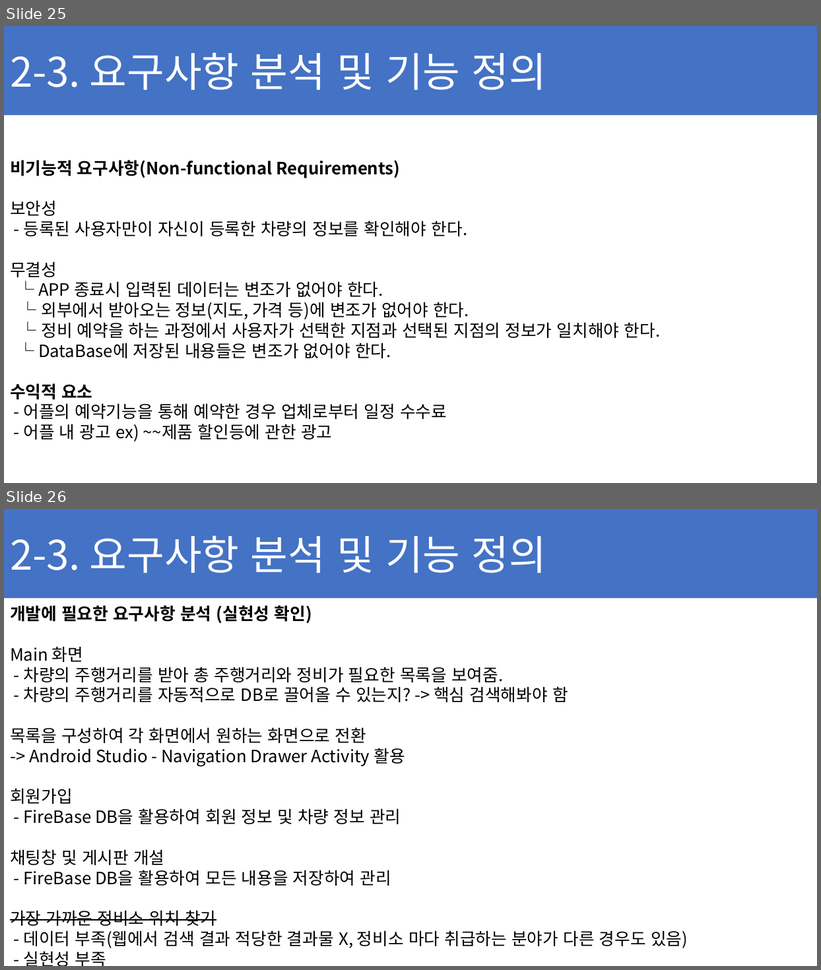
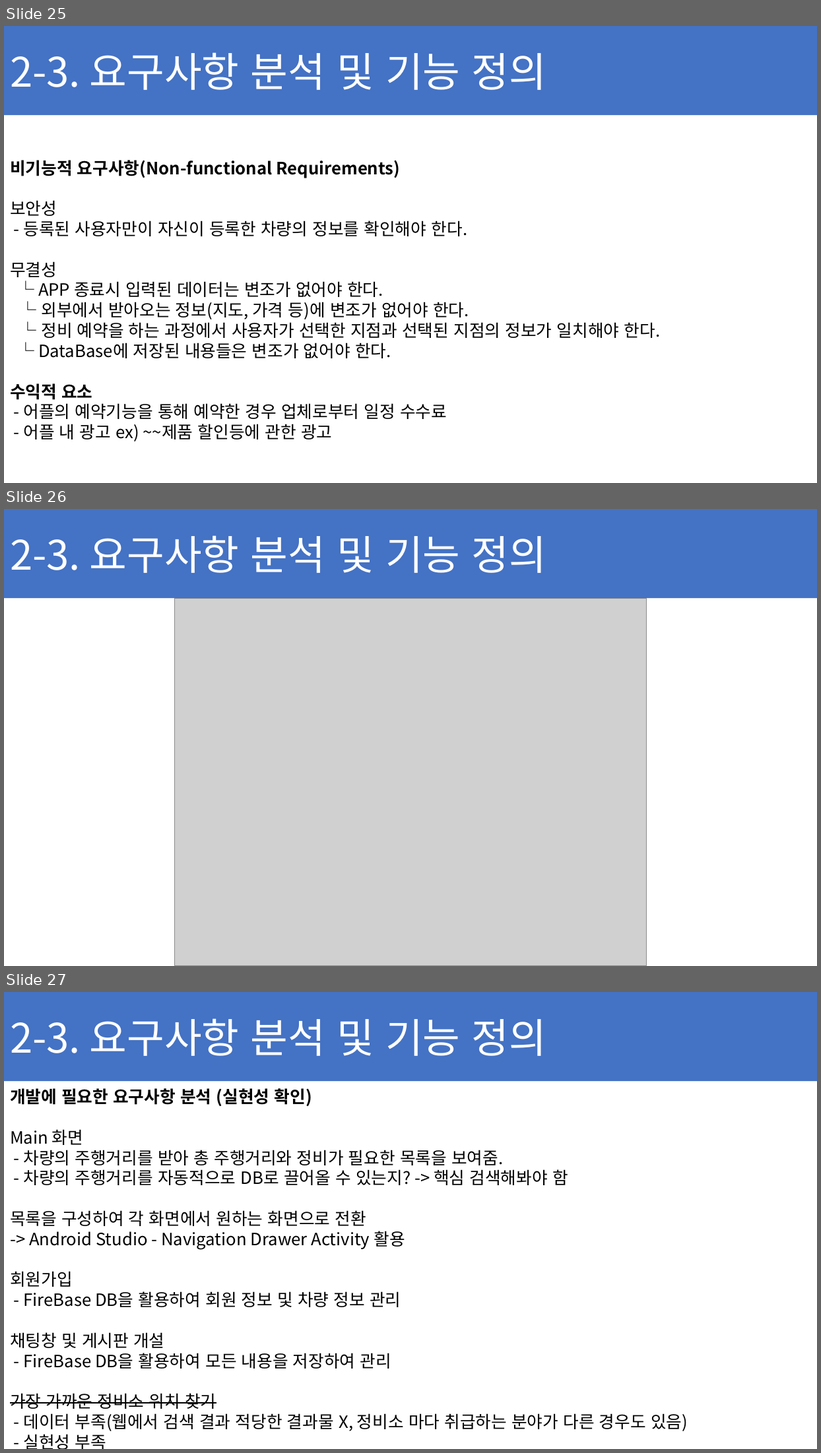
Before and after one commit to ChaeSung-Lee/DJ_InternShip, a slide deck: 2021_Summer/jp.hong/Project_BnC_jph.pptx. Shown one above the other, each under a label of ours: slides 25 and 26 before the commit, slides 25, 26 and 27 after it. The pictures are 821x970 and 821x1453 pixels, drawn with LibreOffice and Linux fonts; fonts in the diff are those of the drawing; grey boxes stand for pictures. Boxes give left, top, right and bottom in pixels: in the first picture for what was removed or moved away, otherwise in the second. Text is boxed around its words. In the diff, an @@ line names an element or a change of style, - is before the commit and + after.

```diff
--- a/2021_Summer/jp.hong/Project_BnC_jph.pptx
+++ b/2021_Summer/jp.hong/Project_BnC_jph.pptx
@@ slide 26 added at box(4, 509, 817, 966), background #FFFFFF @@
@@ rectangle added at box(4, 509, 817, 598), fill #4472C4, 48 pt, text #FFFFFF @@
+2-3. 요구사항 분석 및 기능 정의
@@ picture added at box(175, 598, 647, 966) @@
@@ what was slide 26 is now slide 27 @@
```
Also in this commit, not shown: 1 slide changed, 2 other slides added, 1 slide removed.
